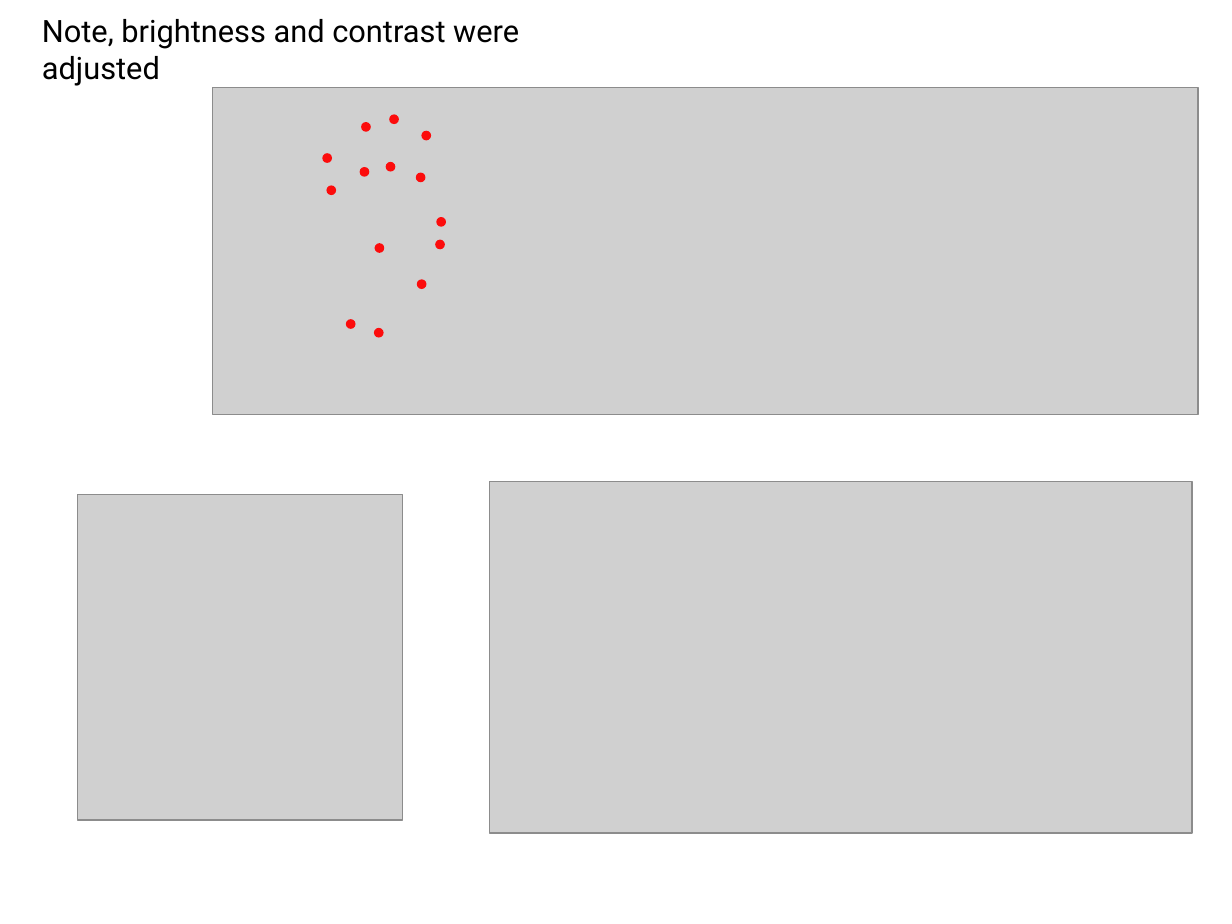
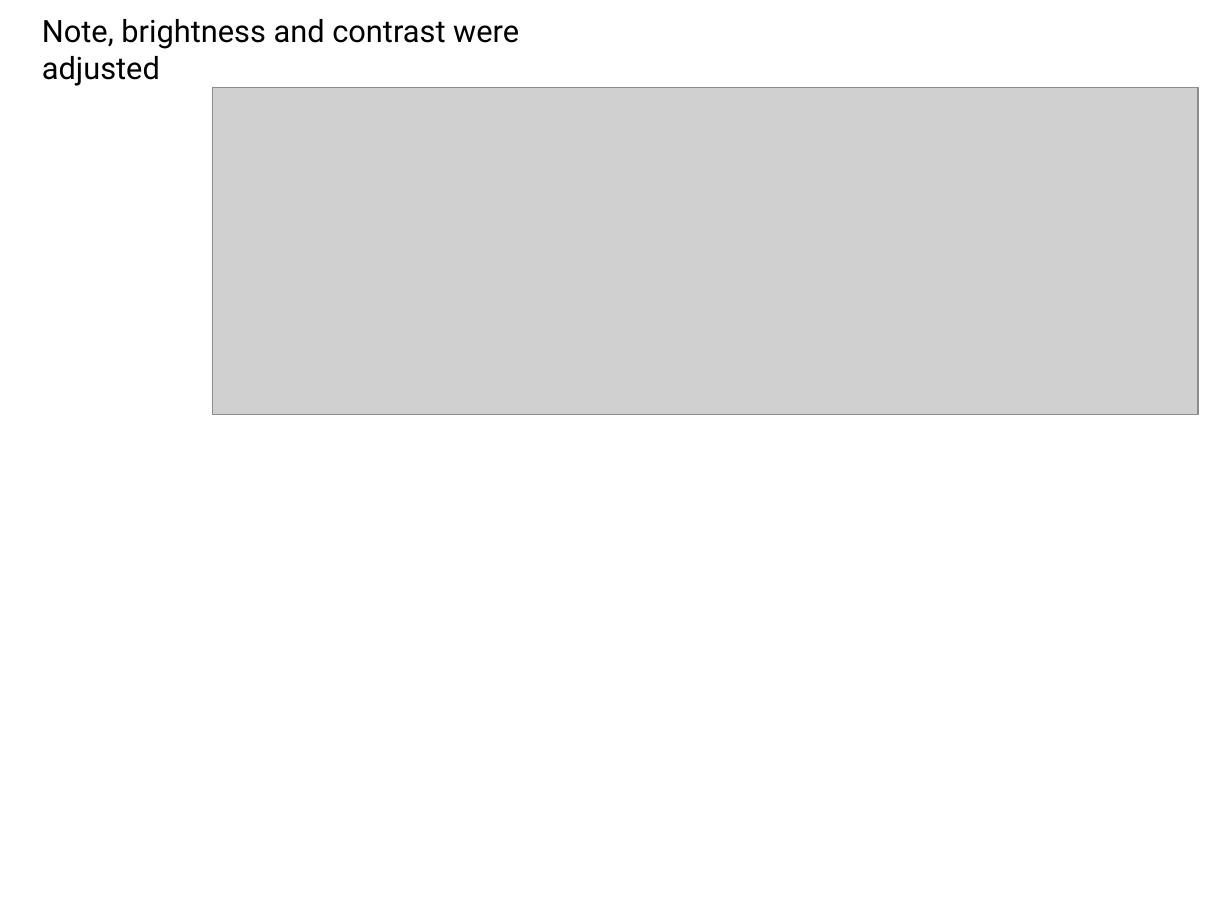
Before and after one commit to jonathantompson/KinectHands, a slide deck: slide 11 of TOG_Paper/figures.pptx. Drawn at 1232x924 pixels with LibreOffice and Linux fonts; fonts in the diff are those of the drawing; grey boxes stand for pictures. Boxes give left, top, right and bottom in pixels: in the first picture for what was removed or moved away, otherwise in the second. Text is boxed around its words. In the diff, an @@ line names an element or a change of style, - is before the commit and + after.

```diff
--- a/TOG_Paper/figures.pptx
+++ b/TOG_Paper/figures.pptx
@@ ellipse removed at [389,115,399,124] @@
@@ ellipse removed at [361,122,371,132] @@
@@ ellipse removed at [421,131,431,140] @@
@@ ellipse removed at [323,153,333,163] @@
@@ ellipse removed at [360,168,370,177] @@
@@ ellipse removed at [386,161,395,171] @@
@@ ellipse removed at [416,172,426,182] @@
@@ ellipse removed at [326,186,336,196] @@
@@ ellipse removed at [436,217,446,227] @@
@@ ellipse removed at [375,243,384,253] @@
@@ ellipse removed at [435,240,445,250] @@
@@ ellipse removed at [416,280,426,290] @@
@@ ellipse removed at [346,319,356,329] @@
@@ ellipse removed at [375,328,384,338] @@
@@ picture removed at [78,494,403,819] @@
@@ picture removed at [490,482,1193,833] @@
```
Also in this commit, not shown: 1 slide added, 7 other files.
